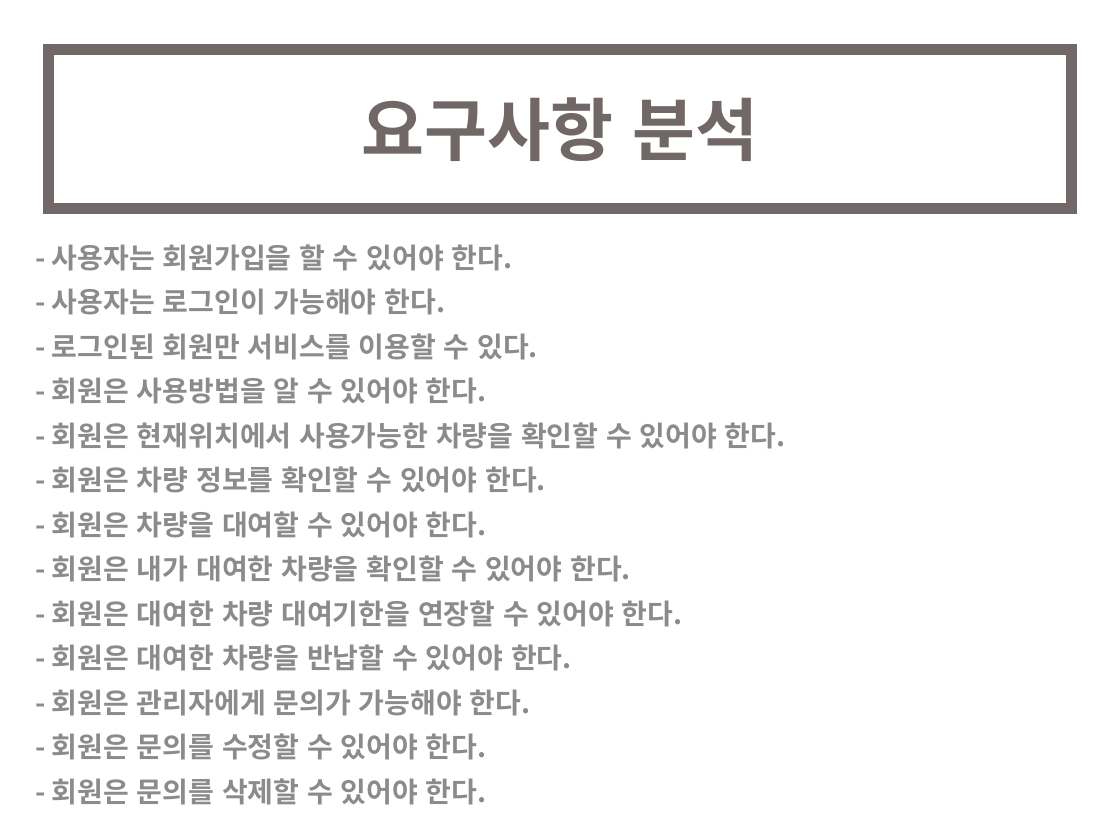
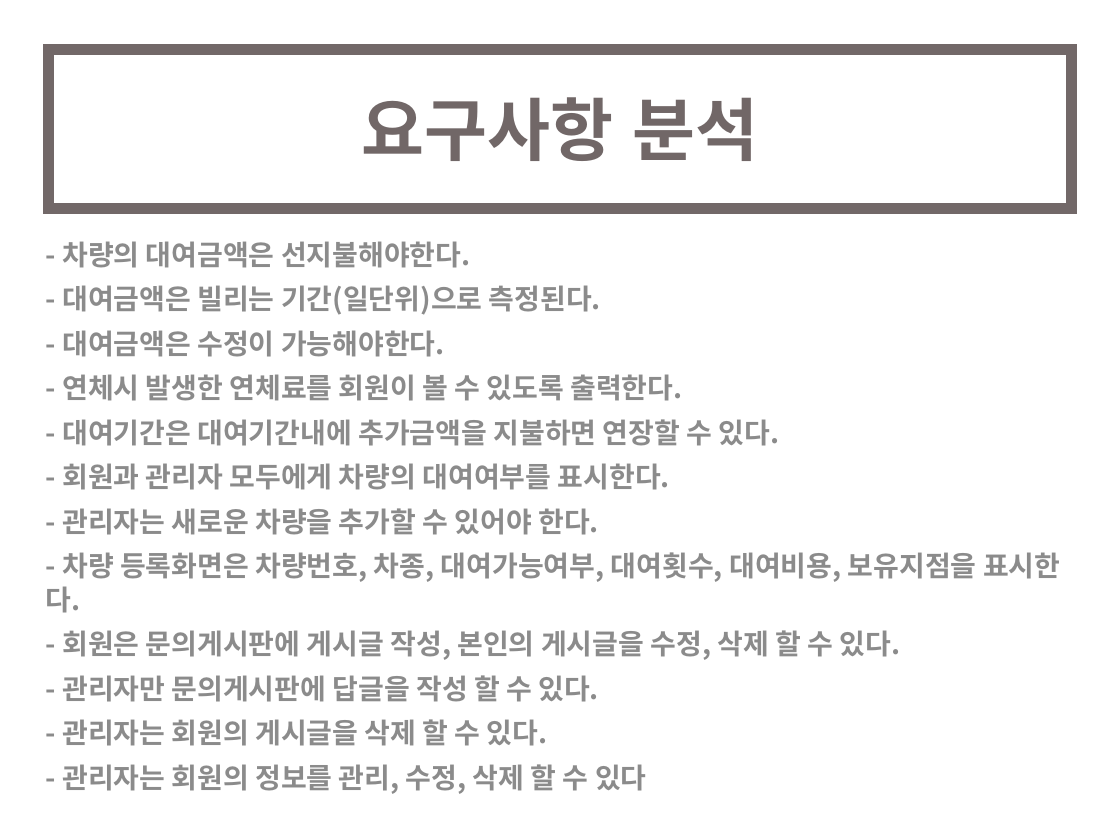
Before and after one commit to ajsirh12/picar, a slide deck: slide 5 of picar/PICAR(최종수정용).pptx. Drawn at 1120x840 pixels with LibreOffice and Linux fonts; fonts in the diff are those of the drawing. Boxes give left, top, right and bottom in pixels: in the first picture for what was removed or moved away, otherwise in the second. Text is boxed around its words. In the diff, an @@ line names an element or a change of style, - is before the commit and + after.

```diff
--- a/picar/PICAR(최종수정용).pptx
+++ b/picar/PICAR(최종수정용).pptx
@@ text at (x1=46, y1=241, x2=1060, y2=794): text changed @@
-- 사용자는 회원가입을 할 수 있어야 한다.
-- 사용자는 로그인이 가능해야 한다.
-- 로그인된 회원만 서비스를 이용할 수 있다.
-- 회원은 사용방법을 알 수 있어야 한다.
-- 회원은 현재위치에서 사용가능한 차량을 확인할 수 있어야 한다.
-- 회원은 차량 정보를 확인할 수 있어야 한다.
-- 회원은 차량을 대여할 수 있어야 한다.
-- 회원은 내가 대여한 차량을 확인할 수 있어야 한다.
-- 회원은 대여한 차량 대여기한을 연장할 수 있어야 한다.
-- 회원은 대여한 차량을 반납할 수 있어야 한다.
-- 회원은 관리자에게 문의가 가능해야 한다.
-- 회원은 문의를 수정할 수 있어야 한다.
-- 회원은 문의를 삭제할 수 있어야 한다.
+- 차량의 대여금액은 선지불해야한다.
+- 대여금액은 빌리는 기간(일단위)으로 측정된다.
+- 대여금액은 수정이 가능해야한다.
+- 연체시 발생한 연체료를 회원이 볼 수 있도록 출력한다.
+- 대여기간은 대여기간내에 추가금액을 지불하면 연장할 수 있다.
+- 회원과 관리자 모두에게 차량의 대여여부를 표시한다.
+- 관리자는 새로운 차량을 추가할 수 있어야 한다.
+- 차량 등록화면은 차량번호, 차종, 대여가능여부, 대여횟수, 대여비용, 보유지점을 표시한다.
+- 회원은 문의게시판에 게시글 작성, 본인의 게시글을 수정, 삭제 할 수 있다.
+- 관리자만 문의게시판에 답글을 작성 할 수 있다.
+- 관리자는 회원의 게시글을 삭제 할 수 있다.
+- 관리자는 회원의 정보를 관리, 수정, 삭제 할 수 있다
```
Also in this commit, not shown: 3 other slides changed, 1 slide added.
